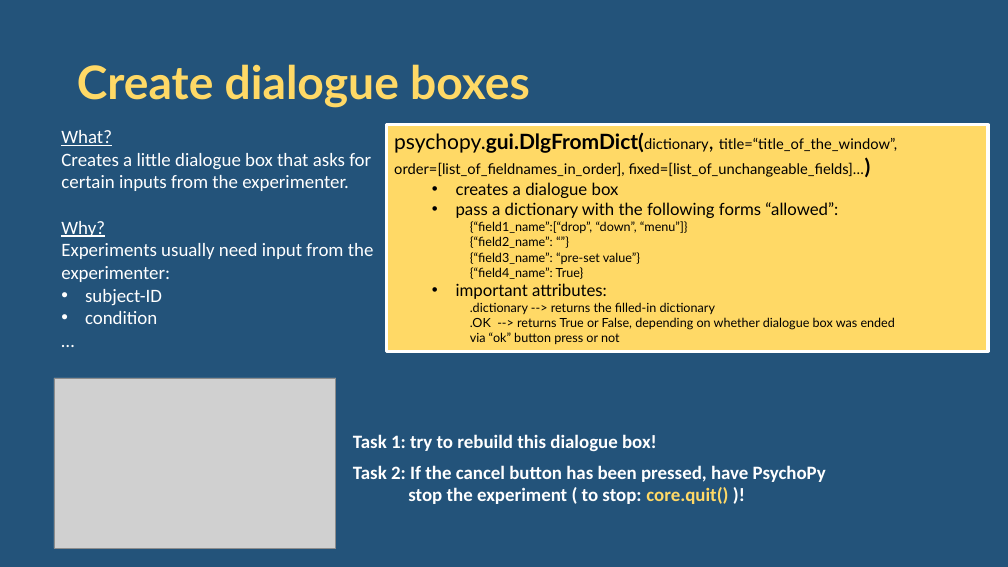
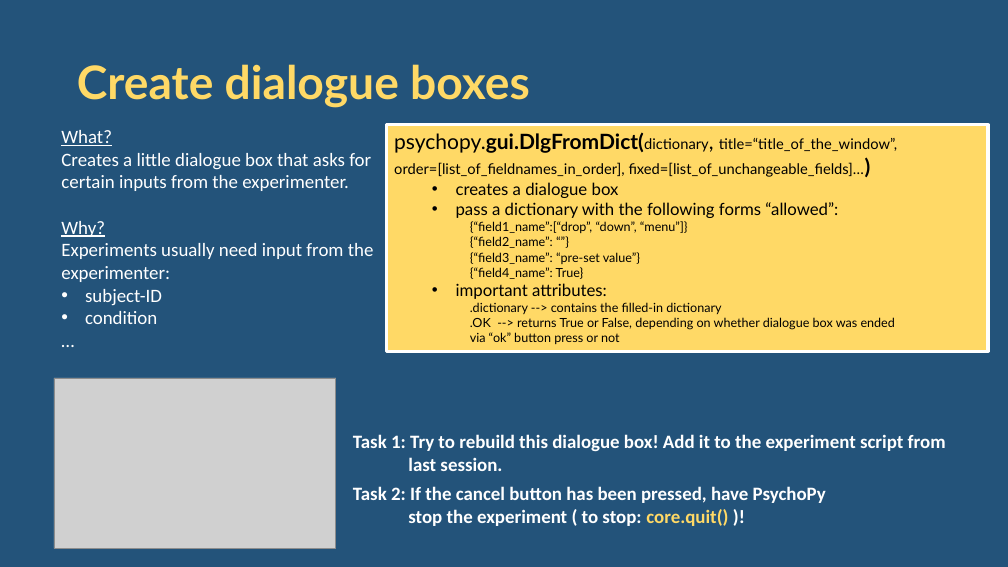
Before and after one commit to remayer/WS19_Python_for_Psychologists, a slide deck: slide 2 of session11/PsychoPy_session2.pptx. Drawn at 1008x567 pixels with LibreOffice and Linux fonts; fonts in the diff are those of the drawing; grey boxes stand for pictures. Boxes give left, top, right and bottom in pixels: in the first picture for what was removed or moved away, otherwise in the second. Text is boxed around its words. In the diff, an @@ line names an element or a change of style, - is before the commit and + after.

```diff
--- a/session11/PsychoPy_session2.pptx
+++ b/session11/PsychoPy_session2.pptx
@@ text in rectangle at (470, 302, 721, 314): text changed @@
-    .dictionary --> returns the filled-in dictionary
+    .dictionary --> contains the filled-in dictionary
@@ text at (353, 434, 946, 471): text changed @@
-Task 1: try to rebuild this dialogue box!
+Task 1: Try to rebuild this dialogue box! Add it to the experiment script from
+last session.
@@ text "Task 2: If the cancel ...": place and size @@
-text "Task 2: If the cancel ..." at (353, 465, 826, 504)
+text "Task 2: If the cancel ..." at (353, 486, 826, 526)
```
Also in this commit, not shown: 2 other slides changed, 1 slide removed.
